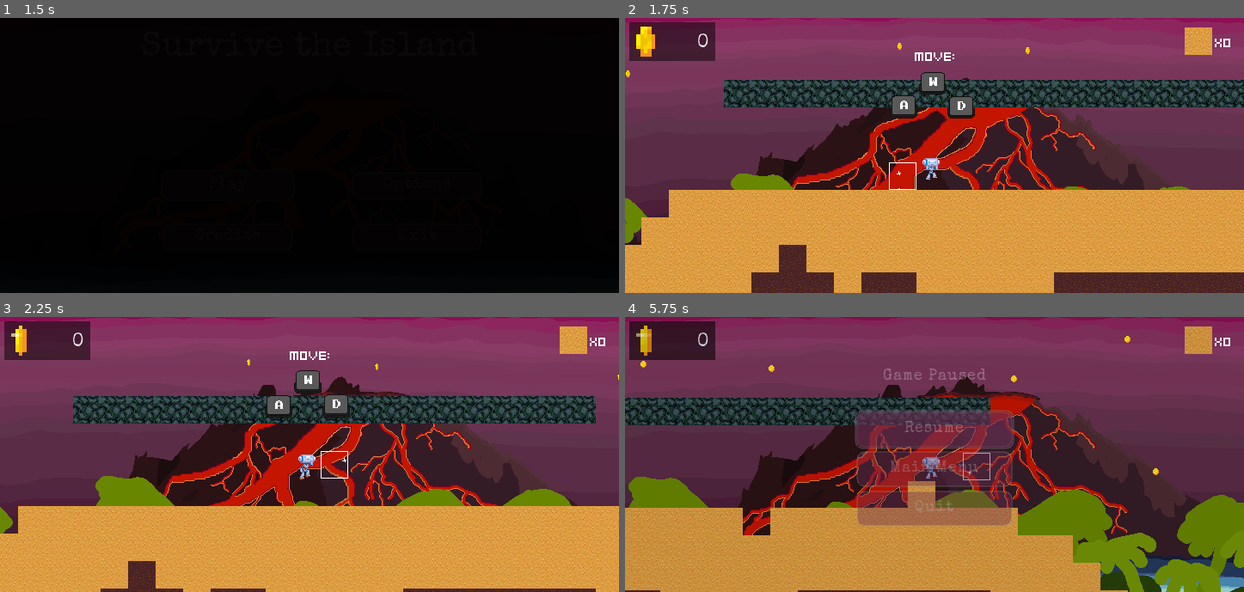
Above: before the commit, frames 1-4 (two rows, left to right).
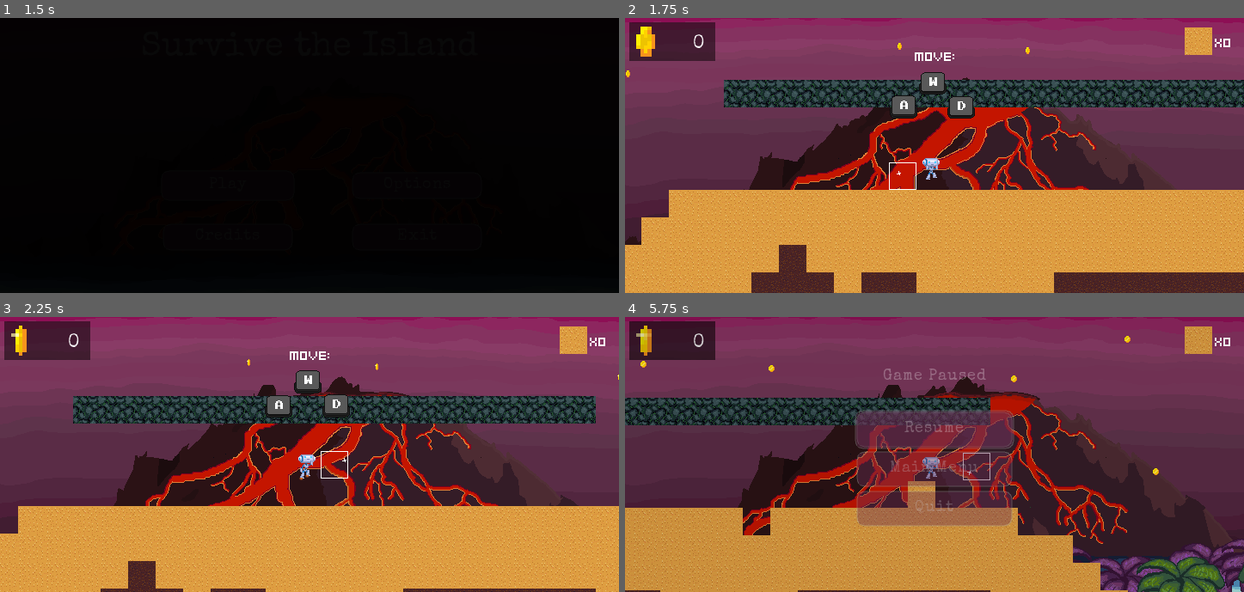
Above: after the commit, the same moments.

Repository: HaywardMorihara/SurviveTheIsland
Game: Godot game, scene res://src/UserInterface/MainMenu.tscn
Two runs of this game, one before a commit and one after it. Both use one fixed random seed, a clock stepped at 60 frames per second and the inputs below. Sound files missing from this copy of the repository are replaced by a short silence.
Inputs (mouse positions are in pixels of both pictures, inside the frame that each line leads up to):
- Up to frame 1 (1.5 s): click "Play" at 0.5 s; click "Play" at 1.25 s
- Up to frame 2 (1.75 s): no input
- Up to frame 3 (2.25 s): move the mouse to (445, 440) at 2.02 s; hold D (move_right) from 2.03 s (still down); tap W (jump) at 2.1 s
- Up to frame 4 (5.75 s): tap W (jump) at 2.27, 2.57, 3.02, 3.05, 3.32, 3.8, 4.52, 4.55, 4.82, 5.27, 5.3, 5.57 s; move the mouse to (810, 468) at 2.77 s; tap Mouse wheel down (cycle_block_type_down) at 2.85 s; move the mouse to (996, 394) at 3.52 s; release D (move_right) at 3.53 s; hold A (move_left) 3.53-4.28 s; tap Mouse wheel up (cycle_block_type_up) at 3.6 s; move the mouse to (903, 509) at 4.27 s; hold D (move_right) from 4.28 s (still down); tap Z (remove_block) at 4.35 s; move the mouse to (1120, 495) at 5.02 s; tap Space (shoot) at 5.1 s; tap Escape (toggle_pause) at 5.65 s

Frame 1 is identical in both runs. In frame 2, 1.0% of the frame differs, in the area x 0-92%, y 5-82%; in frame 3, 2.2%; in frame 4, 9.6%, in the area x 0-100%, y 5-100%.

Commit message:
Art and Bugz
-Added different touch control icons, can change back if we don't like them. Needed a difference between the two buttons.
-Fixed the bug where you couldn't quit from pause menu or if you got to main menu you were stuck.
-Added new trees parallax background based of ice creams palms. If we don't like it we can change it back.

Diff:
--- a/project.godot
+++ b/project.godot
@@ -148,6 +148,7 @@
 "deadzone": 0.5,
 "events": [ Object(InputEventKey,"resource_local_to_scene":false,"resource_name":"","device":0,"alt":false,"shift":false,"control":false,"meta":false,"command":false,"pressed":false,"scancode":16777217,"physical_scancode":0,"unicode":0,"echo":false,"script":null)
 , Object(InputEventJoypadButton,"resource_local_to_scene":false,"resource_name":"","device":0,"button_index":11,"pressure":0.0,"pressed":false,"script":null)
+, Object(InputEventJoypadButton,"resource_local_to_scene":false,"resource_name":"","device":0,"button_index":17,"pressure":0.0,"pressed":false,"script":null)
  ]
 }
 jump_p1={
--- a/src/Actors/Player.tscn
+++ b/src/Actors/Player.tscn
@@ -1,12 +1,11 @@
-[gd_scene load_steps=60 format=2]
+[gd_scene load_steps=62 format=2]
 
 [ext_resource path="res://src/Actors/Player.gd" type="Script" id=1]
 [ext_resource path="res://assets/art/player/robot_demo.png" type="Texture" id=2]
 [ext_resource path="res://assets/audio/sfx/jump.wav" type="AudioStream" id=3]
 [ext_resource path="res://assets/audio/sfx/shoot.wav" type="AudioStream" id=4]
-[ext_resource path="res://assets/art/ui/touch_button_left.png" type="Texture" id=5]
-[ext_resource path="res://assets/art/ui/touch_button_right.png" type="Texture" id=6]
-[ext_resource path="res://assets/art/ui/touch_button_jump.png" type="Texture" id=7]
+[ext_resource path="res://assets/art/ui/button_xbox_dpad_light_2.png" type="Texture" id=5]
+[ext_resource path="res://assets/art/ui/button_xbox_dpad_light_4.png" type="Texture" id=6]
 [ext_resource path="res://assets/art/ui/touch_button_fire.png" type="Texture" id=8]
 [ext_resource path="res://src/Actors/BlockPlacement.gd" type="Script" id=9]
 [ext_resource path="res://assets/art/player/retina.png" type="Texture" id=10]
@@ -23,6 +22,9 @@
 [ext_resource path="res://assets/art/ui/Gerald's Keys/Keys/A-Key.png" type="Texture" id=21]
 [ext_resource path="res://assets/art/ui/mouse_controls.png" type="Texture" id=22]
 [ext_resource path="res://src/Actors/MouseAimSprite.gd" type="Script" id=23]
+[ext_resource path="res://assets/art/ui/button_xbox_digital_b_10.png" type="Texture" id=24]
+[ext_resource path="res://assets/art/ui/button_xbox_dpad_light_1.png" type="Texture" id=25]
+[ext_resource path="res://assets/art/ui/button_xbox_digital_a_10.png" type="Texture" id=26]
 
 [sub_resource type="RectangleShape2D" id=1]
 extents = Vector2( 15, 15 )
@@ -395,43 +397,44 @@
 script = ExtResource( 14 )
 
 [node name="Left" type="TouchScreenButton" parent="UI"]
-position = Vector2( 8, 211 )
-scale = Vector2( 1.49157, 1.46265 )
-normal = ExtResource( 5 )
+position = Vector2( 8, 202 )
+scale = Vector2( 0.25, 0.25 )
+normal = ExtResource( 6 )
 passby_press = true
 action = "move_left"
 visibility_mode = 1
 
 [node name="Right" type="TouchScreenButton" parent="UI"]
-position = Vector2( 109, 211 )
-scale = Vector2( 1.49157, 1.46265 )
-normal = ExtResource( 6 )
+position = Vector2( 129, 202 )
+scale = Vector2( 0.25, 0.25 )
+normal = ExtResource( 5 )
 passby_press = true
 action = "move_right"
 visibility_mode = 1
 
 [node name="Jump" type="TouchScreenButton" parent="UI"]
-position = Vector2( 605, 207 )
-scale = Vector2( 1.49157, 1.46265 )
-normal = ExtResource( 7 )
+position = Vector2( 613, 213 )
+scale = Vector2( 0.2, 0.2 )
+normal = ExtResource( 25 )
 action = "jump"
 visibility_mode = 1
 
-[node name="Fire" type="TouchScreenButton" parent="UI"]
-position = Vector2( 606, 104 )
-scale = Vector2( 1.49157, 1.46265 )
-normal = ExtResource( 8 )
+[node name="PlaceBlock" type="TouchScreenButton" parent="UI"]
+position = Vector2( 613, 114 )
+scale = Vector2( 0.2, 0.2 )
+normal = ExtResource( 24 )
 action = "shoot"
 visibility_mode = 1
 
 [node name="RemoveBlock" type="TouchScreenButton" parent="UI"]
-position = Vector2( 496, 208 )
-scale = Vector2( 1.49157, 1.46265 )
-normal = ExtResource( 8 )
+position = Vector2( 511, 221 )
+scale = Vector2( 0.2, 0.2 )
+normal = ExtResource( 26 )
 action = "remove_block"
 visibility_mode = 1
 
 [node name="ChangeBlock" type="TouchScreenButton" parent="UI"]
+modulate = Color( 1, 1, 1, 0.47451 )
 position = Vector2( 635, -4 )
 scale = Vector2( 1, 0.980612 )
 normal = ExtResource( 8 )
--- a/src/Level/ParallaxBackground.tscn
+++ b/src/Level/ParallaxBackground.tscn
@@ -1,7 +1,7 @@
 [gd_scene load_steps=3 format=2]
 
+[ext_resource path="res://assets/art/background/palm_trees_large.png" type="Texture" id=1]
 [ext_resource path="res://assets/art/background/volcano new and improved1.png" type="Texture" id=7]
-[ext_resource path="res://assets/art/background/trees bg.png" type="Texture" id=8]
 
 [node name="ParallaxBackground" type="ParallaxBackground"]
 scroll_base_scale = Vector2( 0.4, 0.2 )
@@ -14,4 +14,4 @@
 
 [node name="Sprite" type="Sprite" parent="Trees"]
 position = Vector2( 360, 220 )
-texture = ExtResource( 8 )
+texture = ExtResource( 1 )
--- a/src/UserInterface/CoinsCounter.tscn
+++ b/src/UserInterface/CoinsCounter.tscn
@@ -51,8 +51,10 @@
 [node name="Label" type="Label" parent="."]
 anchor_right = 1.0
 anchor_bottom = 1.0
-margin_top = 5.0
-margin_right = -8.0
+margin_left = -5.0
+margin_top = 6.0
+margin_right = -13.0
+margin_bottom = 1.0
 custom_fonts/font = SubResource( 8 )
 text = "100"
 align = 2
--- a/src/UserInterface/PauseMenu.gd
+++ b/src/UserInterface/PauseMenu.gd
@@ -50,6 +50,7 @@
 
 func _on_QuitButton_pressed():
 	scene_root.notification(NOTIFICATION_WM_QUIT_REQUEST)
+	close()
 	get_tree().quit()
 
 
@@ -59,4 +60,5 @@
 
 
 func _on_MainMenu_pressed():
+	close()
 	$Transition/Background/AnimationPlayer.play("FadeMainMenu")
Binary file added: assets/art/background/palm_trees_large.png
Not shown, added: assets/art/background/palm_trees_large.png.import
Binary file added: assets/art/ui/button_xbox_digital_a_10.png
Not shown, added: assets/art/ui/button_xbox_digital_a_10.png.import
Binary file added: assets/art/ui/button_xbox_digital_b_10.png
Not shown, added: assets/art/ui/button_xbox_digital_b_10.png.import
Binary file added: assets/art/ui/button_xbox_dpad_light_1.png
Not shown, added: assets/art/ui/button_xbox_dpad_light_1.png.import
Binary file added: assets/art/ui/button_xbox_dpad_light_2.png
Not shown, added: assets/art/ui/button_xbox_dpad_light_2.png.import
Binary file added: assets/art/ui/button_xbox_dpad_light_4.png
Not shown, added: assets/art/ui/button_xbox_dpad_light_4.png.import
(and 8 more such lines)
